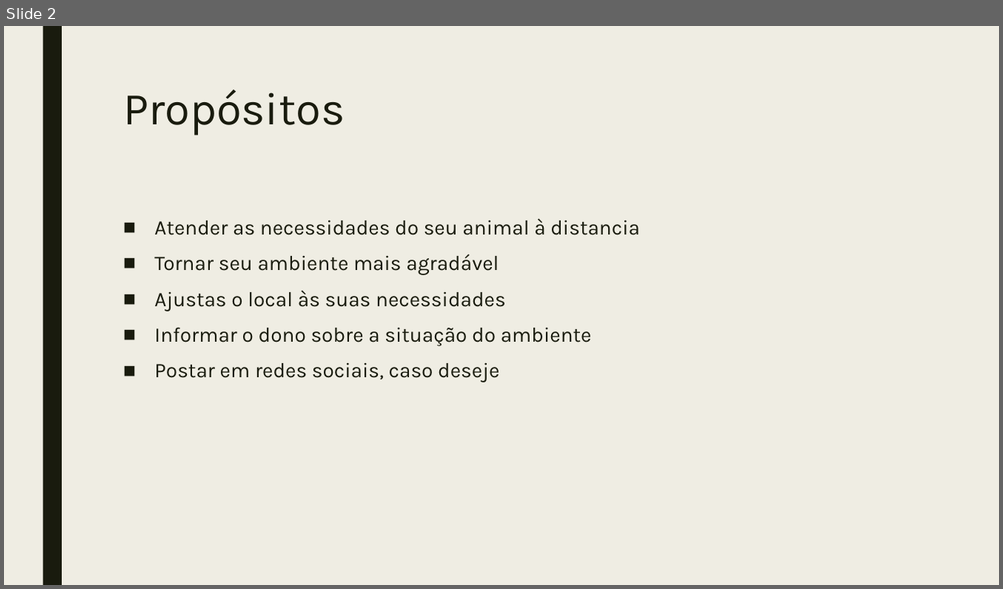
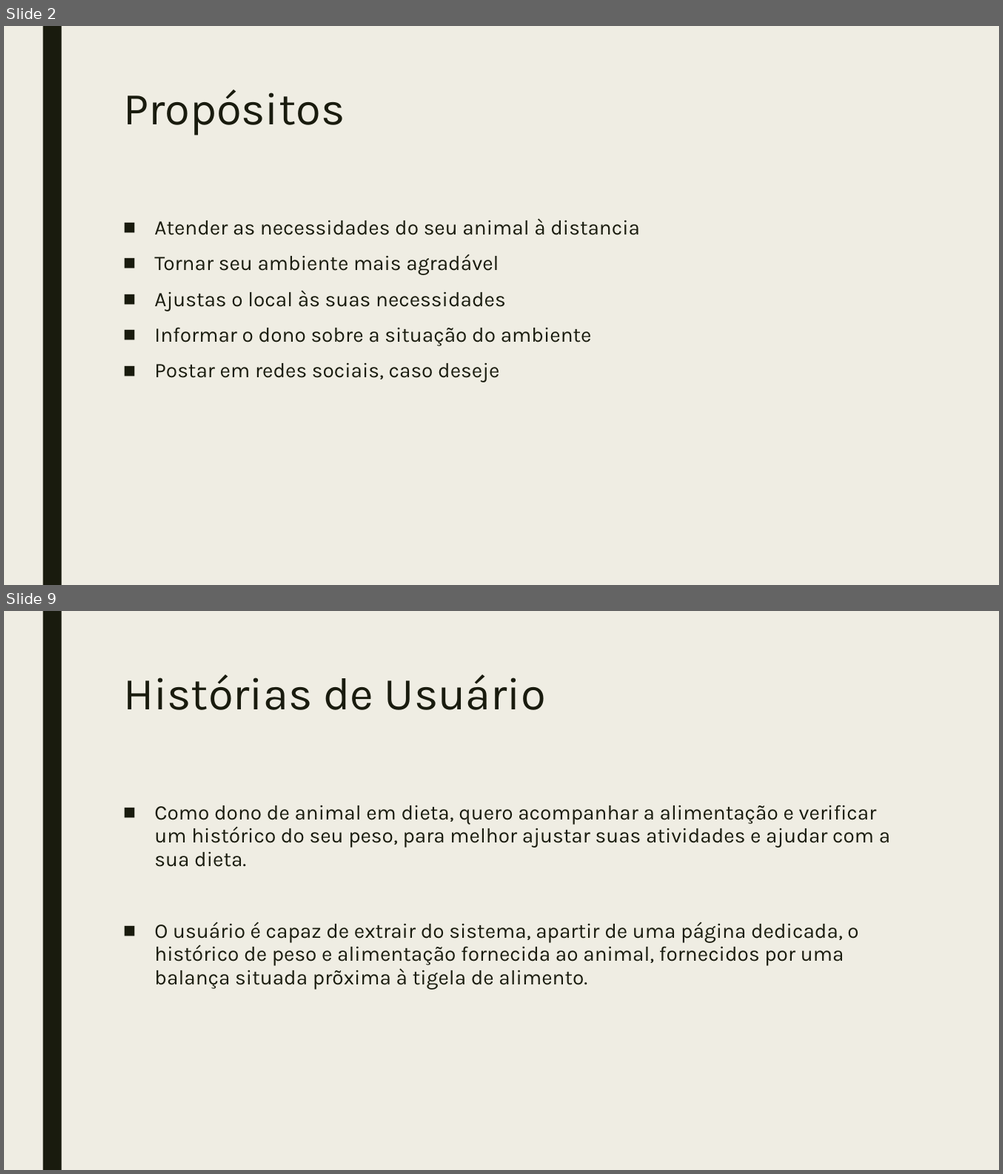
Before and after one commit to kliff-k/si-pet, a slide deck: artifacts/apresentacao.pptx. Shown one above the other, each under a label of ours: slide 2 before the commit, slides 2 and 9 after it; the slides between them are not shown. The pictures are 1003x589 and 1003x1174 pixels, drawn with LibreOffice and Linux fonts; fonts in the diff are those of the drawing. Boxes give left, top, right and bottom in pixels: in the first picture for what was removed or moved away, otherwise in the second. Text is boxed around its words. In the diff, an @@ line names an element or a change of style, - is before the commit and + after.

```diff
--- a/artifacts/apresentacao.pptx
+++ b/artifacts/apresentacao.pptx
@@ slide 9 added at box(4, 611, 999, 1170), background #EFEDE3; not listed: 1 template element that a slide beside it also shows @@
@@ text added at box(123, 675, 546, 710), 44 pt, text #191B0E @@
+Histórias de Usuário
@@ text added at box(154, 805, 890, 990), 20 pt, text #191B0E @@
+■ Como dono de animal em dieta, quero acompanhar a alimentação e verificar um histórico do seu peso, para melhor ajustar suas atividades e ajudar com a sua dieta.
+■ O usuário é capaz de extrair do sistema, apartir de uma página dedicada, o histórico de peso e alimentação fornecida ao animal, fornecidos por uma balança situada prõxima à tigela de alimento.
```
Also in this commit, not shown: 1 slide changed, 7 other slides added, 16 other files.
